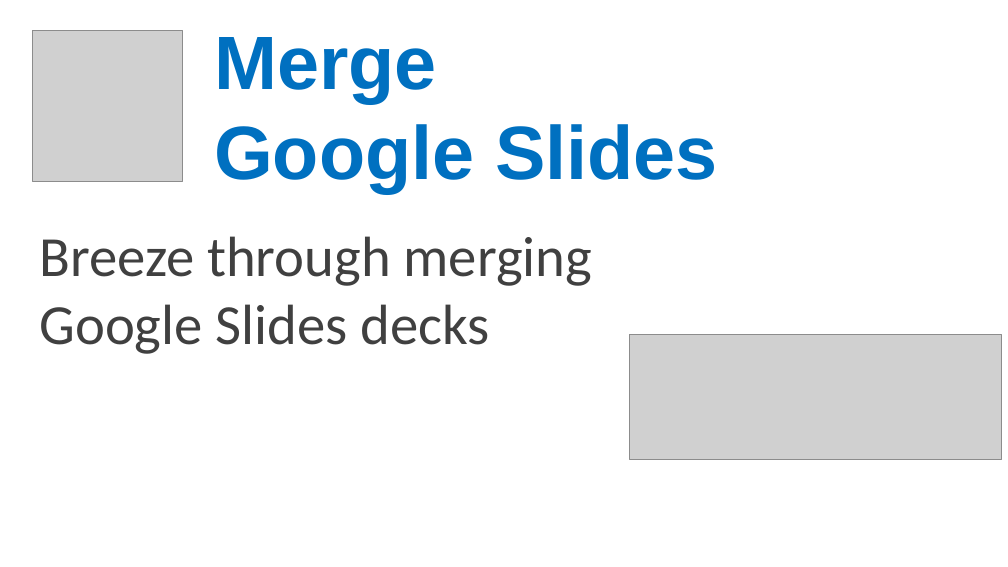
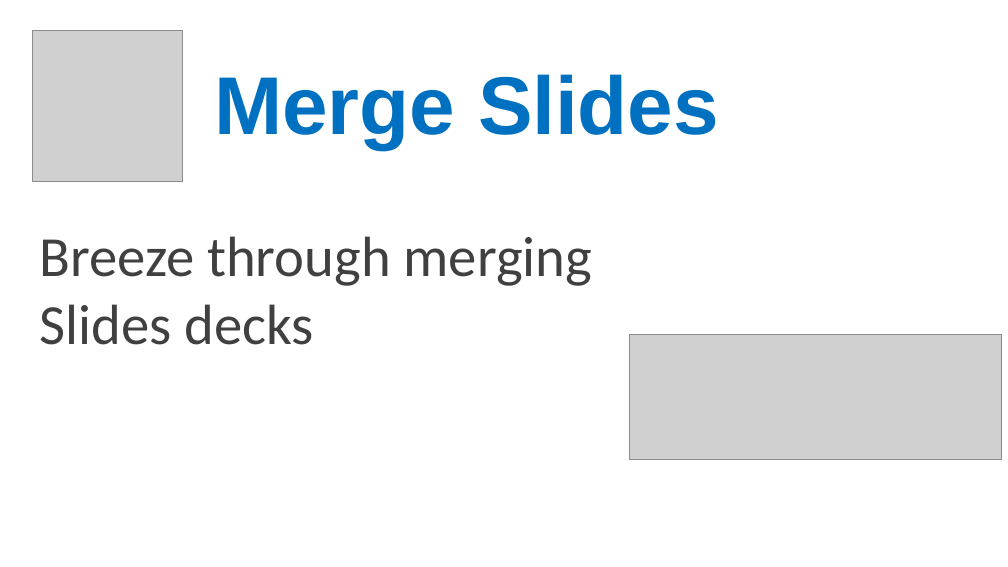
Before and after one commit to OleksiyRudenko/merge-google-slides, a slide deck: slide 5 of dist-env/src/promo.pptx. Drawn at 1008x567 pixels with LibreOffice and Linux fonts; fonts in the diff are those of the drawing; grey boxes stand for pictures. Boxes give left, top, right and bottom in pixels: in the first picture for what was removed or moved away, otherwise in the second. Text is boxed around its words. In the diff, an @@ line names an element or a change of style, - is before the commit and + after.

Commit message:
app: Rename app to comply with Google policies

```diff
--- a/dist-env/src/promo.pptx
+++ b/dist-env/src/promo.pptx
@@ text at [214, 74, 719, 149]: text changed; size 72 to 78 pt @@
-Merge
-Google Slides
+Merge Slides
@@ text at [39, 304, 313, 345]: text changed @@
-Google Slides decks
+Slides decks
```
Also in this commit, not shown: 4 other slides changed, 8 other files.
